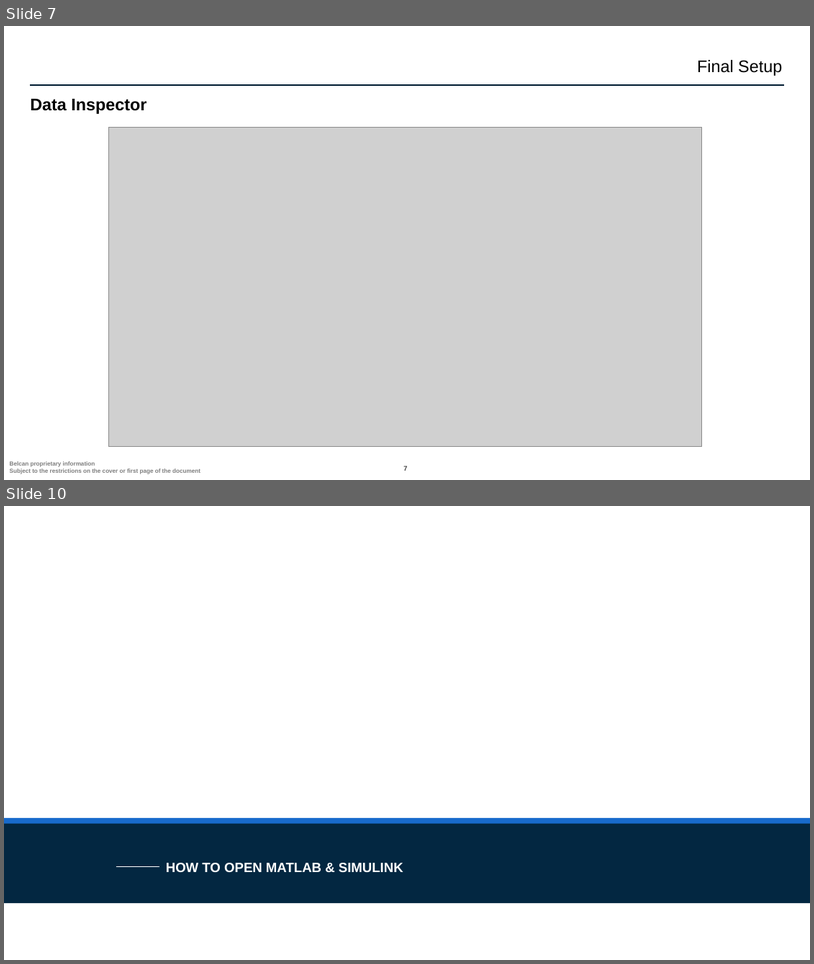
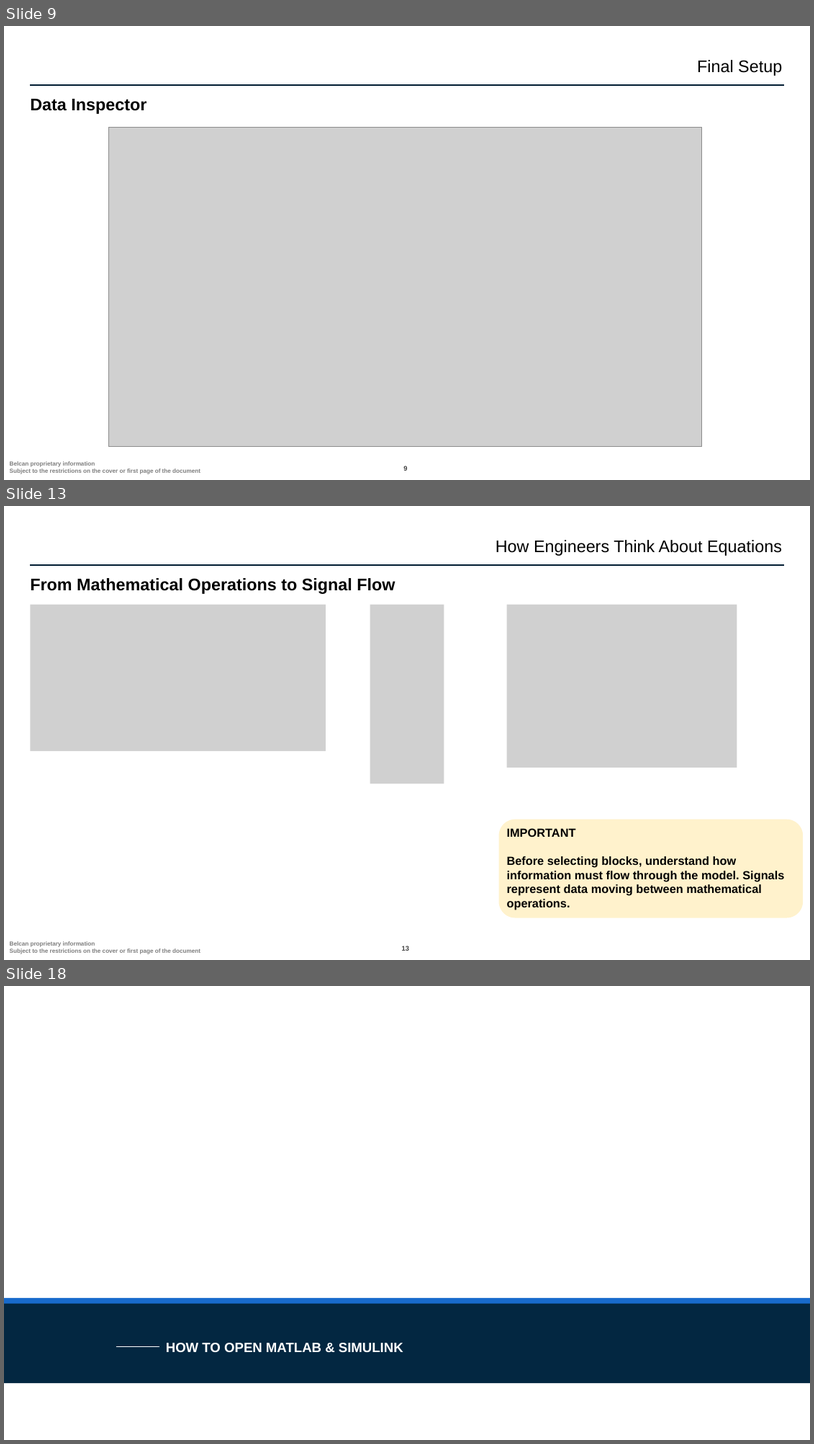
Before and after one commit to ntylerbelcan/aviation-controls-simulink-training-Belcan, a slide deck: ch02/01_polynomial_System/Chapter 2 01_polynomial_System.pptx. Shown one above the other, each under a label of ours: slides 7 and 10 before the commit, slides 9, 13 and 18 after it; the slides between them are not shown. The pictures are 814x964 and 814x1444 pixels, drawn with LibreOffice and Linux fonts; fonts in the diff are those of the drawing; grey boxes stand for pictures; background and template pictures are left out. Boxes give left, top, right and bottom in pixels: in the first picture for what was removed or moved away, otherwise in the second. Text is boxed around its words. In the diff, an @@ line names an element or a change of style, - is before the commit and + after.

```diff
--- a/ch02/01_polynomial_System/Chapter 2 01_polynomial_System.pptx
+++ b/ch02/01_polynomial_System/Chapter 2 01_polynomial_System.pptx
@@ slide 13 added at <box>4,506,810,960</box>, background #FFFFFF; not listed: 3 template elements that a slide beside it also shows @@
@@ text added at <box>496,540,782,556</box>, 20 pt, text #000000 @@
+How Engineers Think About Equations
@@ title added at <box>30,578,395,594</box>, 20 pt, text #000000, bold @@
+From Mathematical Operations to Signal Flow
@@ picture added at <box>30,605,326,751</box> @@
@@ picture added at <box>370,605,444,784</box> @@
@@ picture added at <box>507,605,738,767</box> @@
@@ rounded rectangle added at <box>499,819,804,918</box>, fill #FFF2CC @@
@@ text added at <box>507,828,784,910</box>, 14 pt, text #000000, bold @@
+IMPORTANT
+Before selecting blocks, understand how information must flow through the model. Signals represent data moving between mathematical operations.
@@ what was slide 7 is now slide 9 @@
@@ page number at <box>404,465,407,472</box>: text changed @@
-7
+9
@@ what was slide 10 is now slide 18 @@
```
Also in this commit, not shown: 8 other slides added, 1 slide removed.
